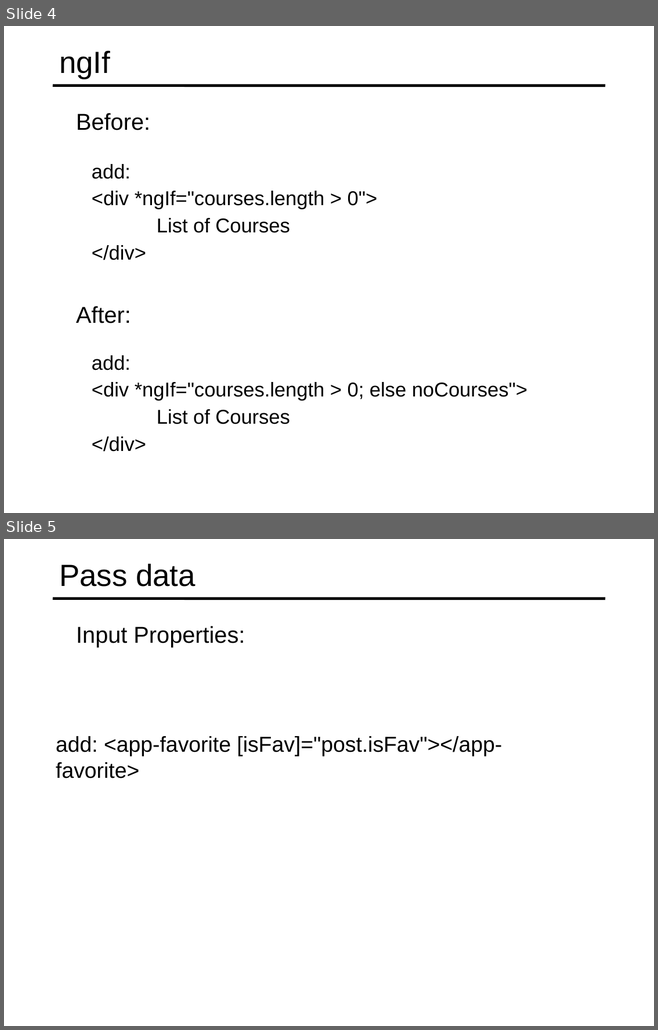
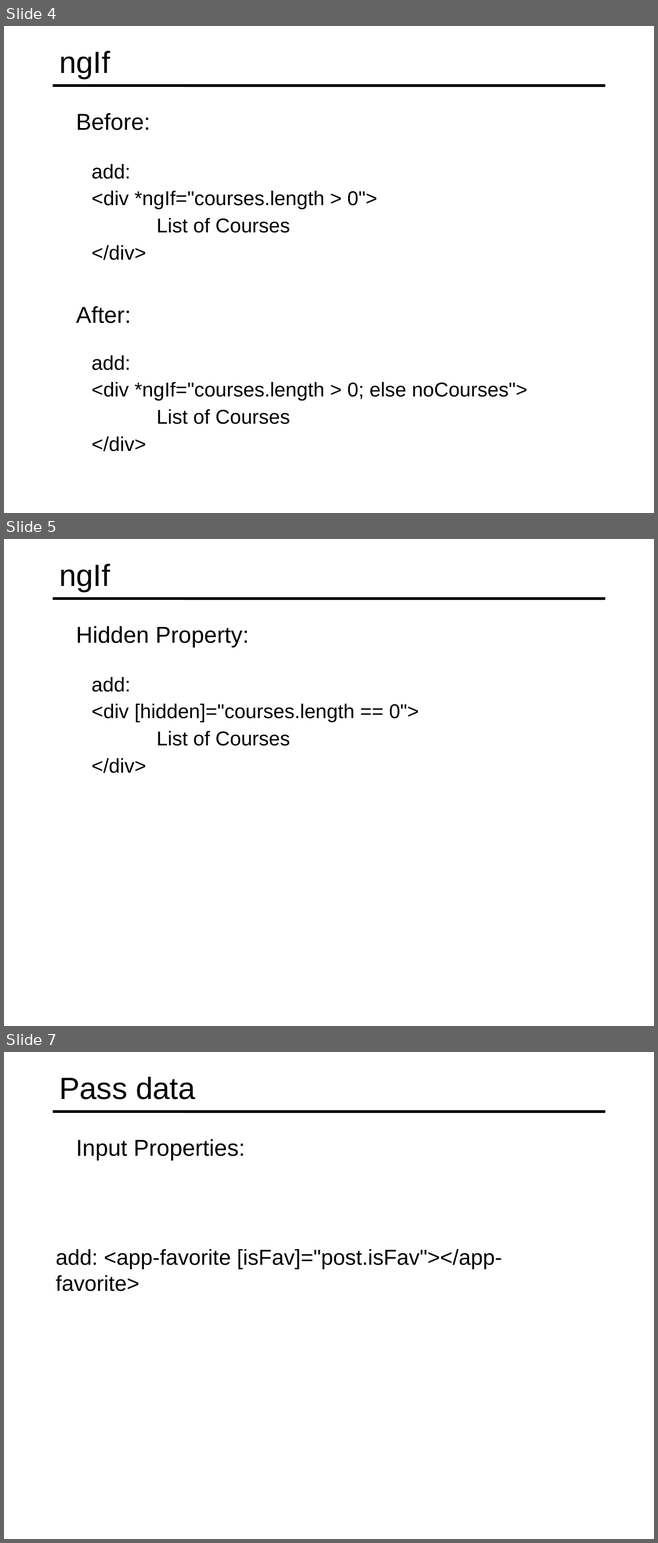
Before and after one commit to specter01wj/Jago_Link_Training, a slide deck: Angular/Angular7/Angular Advanced Course/Essentials/4.Directives/L4_Directives.ppt. Shown one above the other, each under a label of ours: slides 4 and 5 before the commit, slides 4, 5 and 7 after it; the slides between them are not shown. The pictures are 658x1030 and 658x1543 pixels, drawn with LibreOffice and Linux fonts; fonts in the diff are those of the drawing. Boxes give left, top, right and bottom in pixels: in the first picture for what was removed or moved away, otherwise in the second. Text is boxed around its words. In the diff, an @@ line names an element or a change of style, - is before the commit and + after.

Commit message:
09/05/2019 v1

```diff
--- a/Angular/Angular7/Angular Advanced Course/Essentials/4.Directives/L4_Directives.ppt
+++ b/Angular/Angular7/Angular Advanced Course/Essentials/4.Directives/L4_Directives.ppt
@@ slide 5 added at [4, 539, 654, 1026], background #FFFFFF; not listed: 1 template element that a slide beside it also shows @@
@@ title added at [59, 563, 110, 592], 34 pt, text #000000 @@
+ngIf
@@ text added at [76, 626, 249, 647], 25.5 pt, text #000000 @@
+  Hidden Property:
@@ text added at [92, 677, 419, 773], 22.2 pt, text #000000 @@
+  add:
+  <div [hidden]="courses.length == 0">
+  List of Courses
+  </div>
@@ what was slide 5 is now slide 7 @@
```
Also in this commit, not shown: 1 other slide added.
